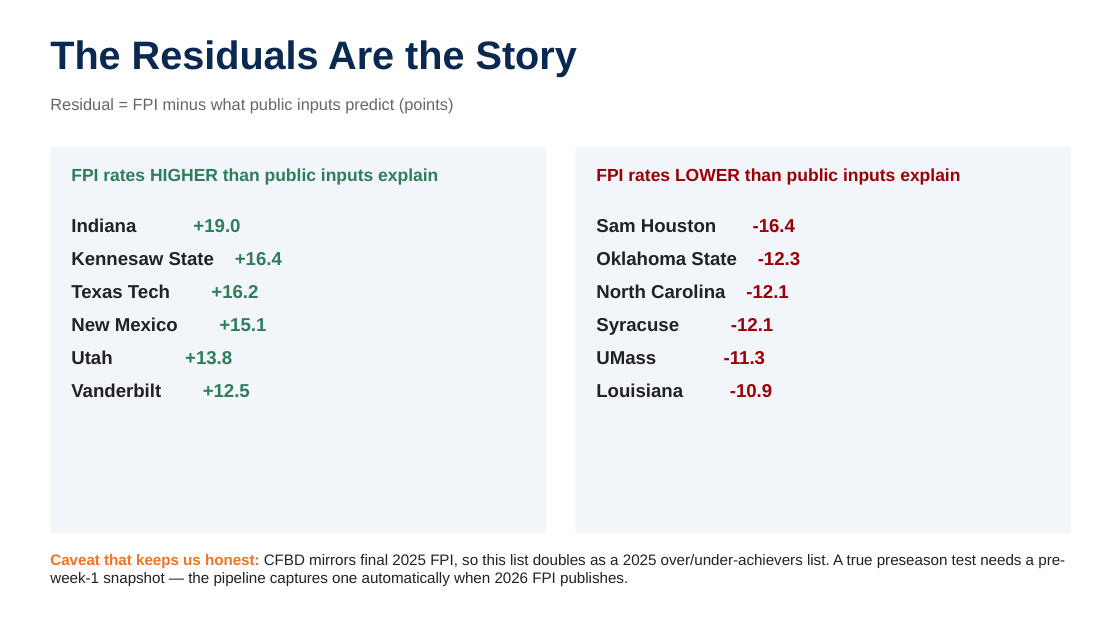
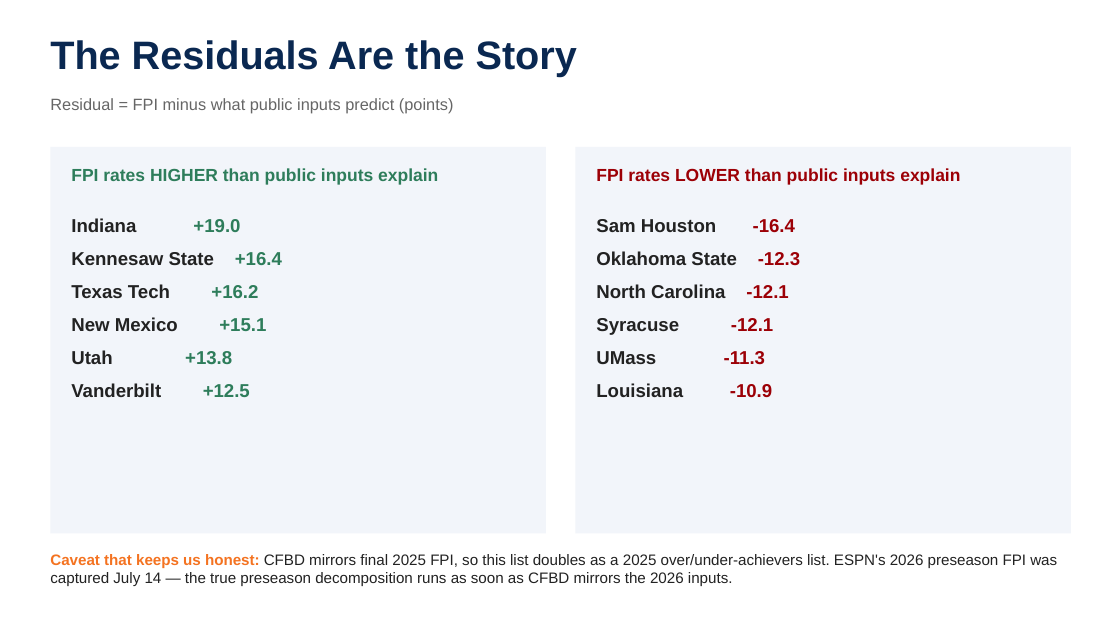
Before and after one commit to lucasalvarezflorida-lab/ncaa-fbs-analytics, a slide deck: slide 4 of NCAA_FBS_Analytics_System.pptx. Drawn at 1120x630 pixels with LibreOffice and Linux fonts; fonts in the diff are those of the drawing. Boxes give left, top, right and bottom in pixels: in the first picture for what was removed or moved away, otherwise in the second. Text is boxed around its words. In the diff, an @@ line names an element or a change of style, - is before the commit and + after.

```diff
--- a/NCAA_FBS_Analytics_System.pptx
+++ b/NCAA_FBS_Analytics_System.pptx
@@ text at box(50, 554, 1057, 586): text changed @@
-Caveat that keeps us honest: CFBD mirrors final 2025 FPI, so this list doubles as a 2025 over/under-achievers list. A true preseason test needs a pre-week-1 snapshot — the pipeline captures one automatically when 2026 FPI publishes.
+Caveat that keeps us honest: CFBD mirrors final 2025 FPI, so this list doubles as a 2025 over/under-achievers list. ESPN's 2026 preseason FPI was captured July 14 — the true preseason decomposition runs as soon as CFBD mirrors the 2026 inputs.
```
Also in this commit, not shown: 4 other slides changed, 1 slide added.
